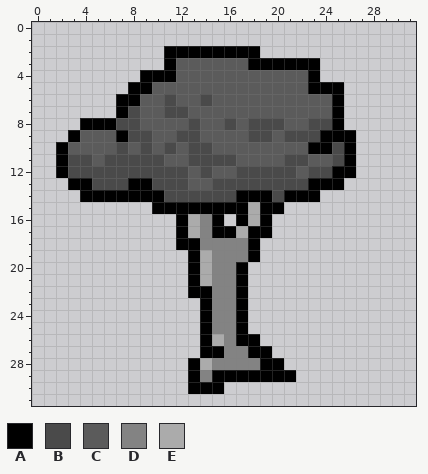
Pixel-art file: Assets/Art/Props/07Large/Prop_07Large_Tree.aseprite. The picture above was drawn from the file before the commit.
32x32 pixels, 1 frame. Colours within 5 levels of each other are drawn and written as one.
Palette (. is transparent): A #000000  B #4a4a4a  C #5b5b5b  D #838383  E #ababab
The same view after the edit:
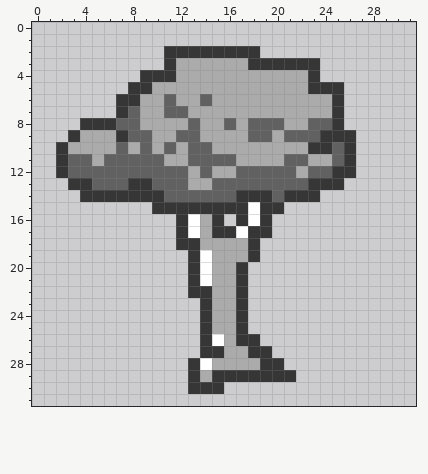
Change:
colour A: #000000 -> #363636
colour B: #4a4a4a -> #616161
colour C: #5b5b5b -> #ababab
colour E: #ababab -> #ffffff
y 16..17: x 14 D -> C
y 18: x 14..17 DDDD -> CCCC
y 19: x 15..17 DDD -> CCC
y 20..25: x 15..16 DD -> CC
y 26: x 16 D -> C
y 27: x 16..17 DD -> CC
y 28: x 15..18 DDDD -> CCCC
y 29: x 14 D -> C
